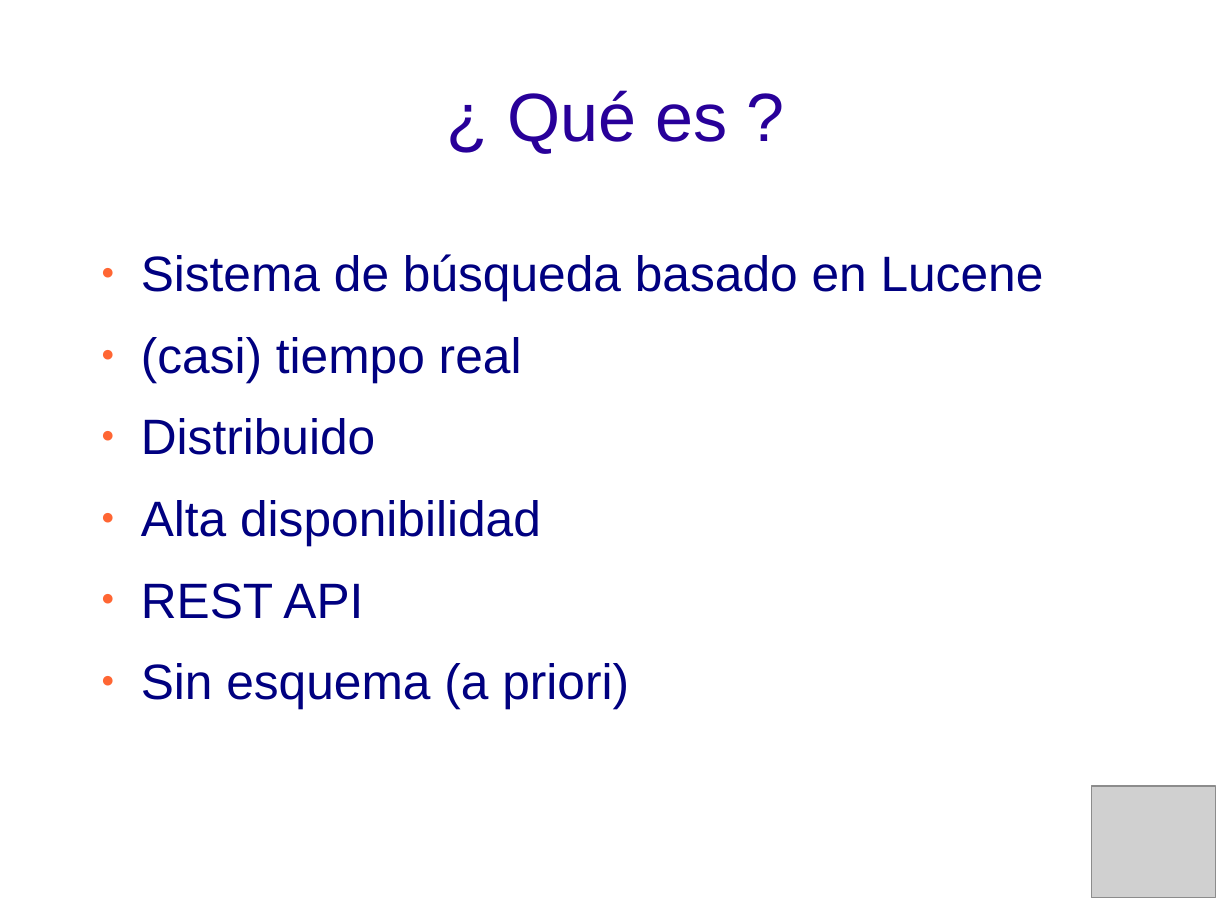
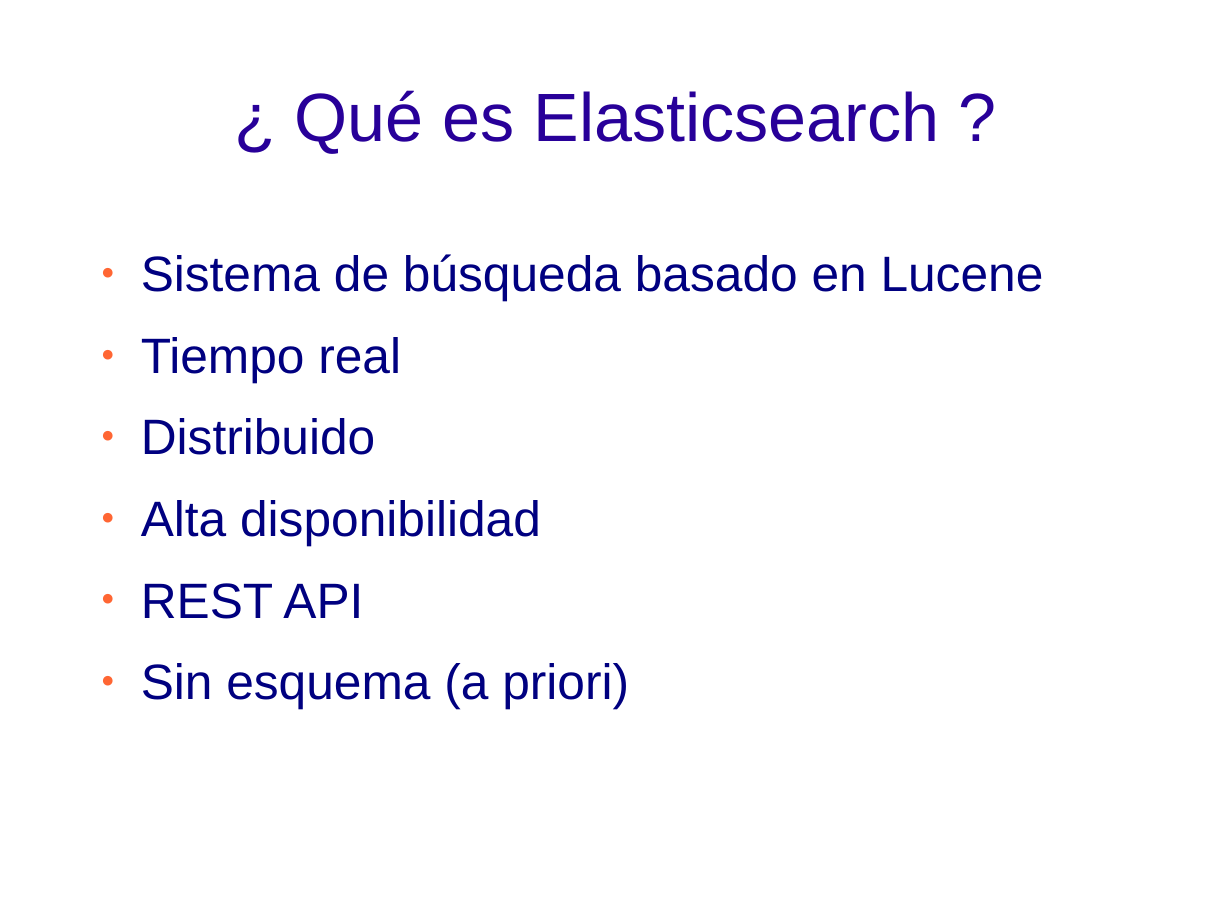
Before and after one commit to davidsf/charla_elasticsearch, a slide deck: slide 6 of elasticsearch.odp (slide 2 before the commit). Drawn at 1232x924 pixels with LibreOffice and Linux fonts; fonts in the diff are those of the drawing; grey boxes stand for pictures; background and template pictures are left out. Boxes give left, top, right and bottom in pixels: in the first picture for what was removed or moved away, otherwise in the second. Text is boxed around its words. In the diff, an @@ line names an element or a change of style, - is before the commit and + after.

```diff
--- a/elasticsearch.odp
+++ b/elasticsearch.odp
@@ title at (295, 90, 940, 153): text changed @@
-¿ Qué es ?
+¿ Qué es Elasticsearch ?
@@ text at (141, 337, 401, 382): text changed @@
-● (casi) tiempo real
+● Tiempo real
@@ picture removed at (1091, 786, 1215, 898) @@
```
Also in this commit, not shown: 6 other slides changed, 10 slides added, 3 slides removed.
